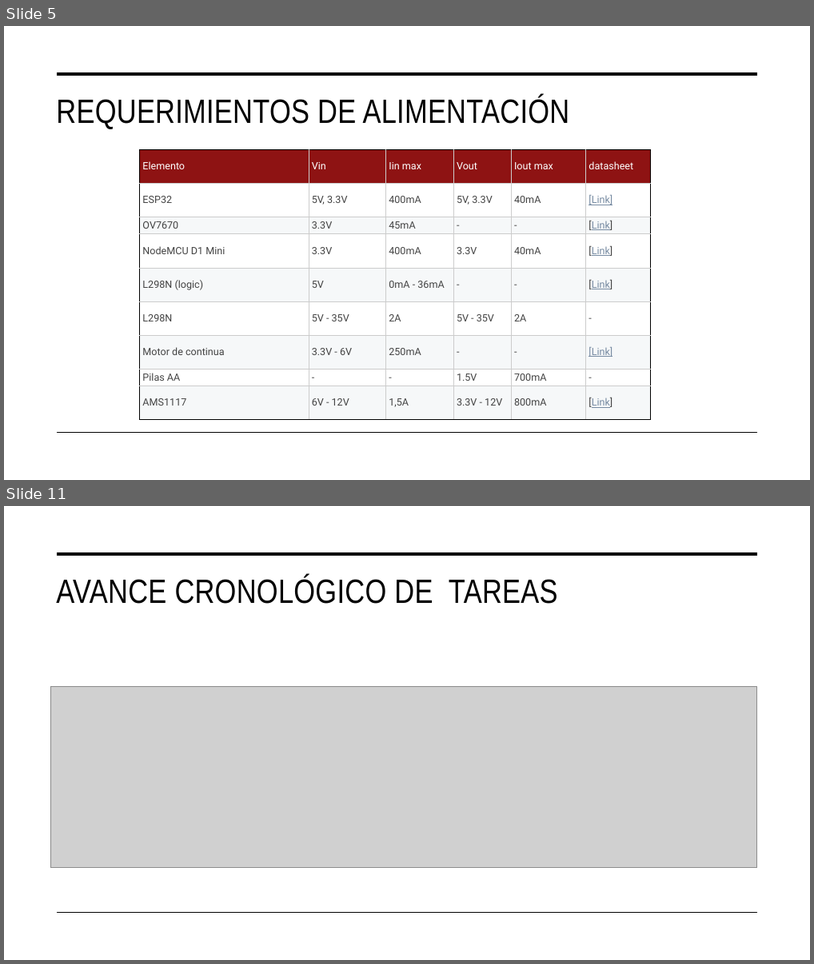
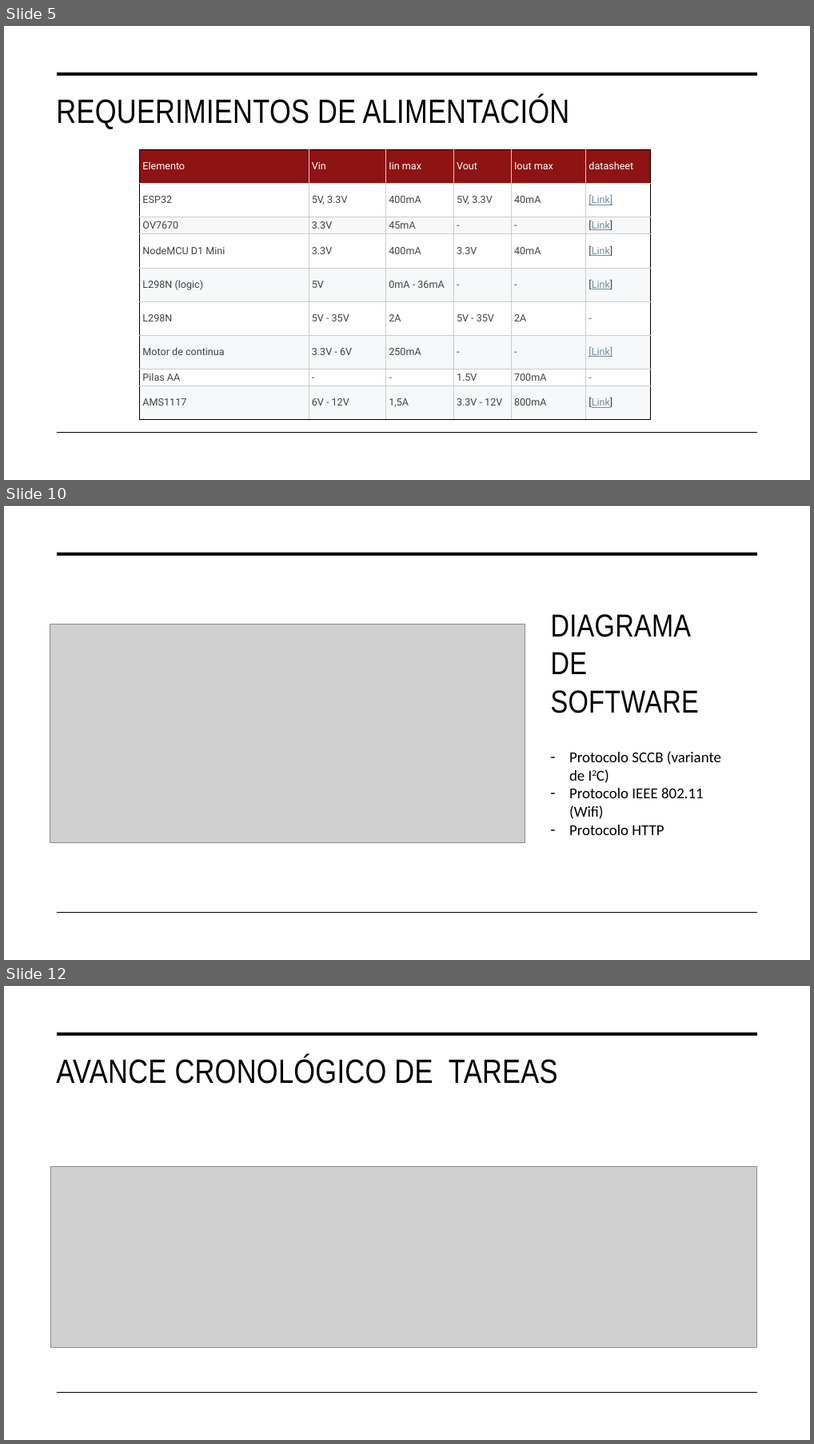
Before and after one commit to joacochanquia/ArchivoFacu, a slide deck: 10moSemestre/TdP2/E1-PlanProyecto/A4 Plan de Proyecto.pptx. Shown one above the other, each under a label of ours: slides 5 and 11 before the commit, slides 5, 10 and 12 after it; the slides between them are not shown. The pictures are 814x964 and 814x1444 pixels, drawn with LibreOffice and Linux fonts; fonts in the diff are those of the drawing; grey boxes stand for pictures. Boxes give left, top, right and bottom in pixels: in the first picture for what was removed or moved away, otherwise in the second. Text is boxed around its words. In the diff, an @@ line names an element or a change of style, - is before the commit and + after.

```diff
--- a/10moSemestre/TdP2/E1-PlanProyecto/A4 Plan de Proyecto.pptx
+++ b/10moSemestre/TdP2/E1-PlanProyecto/A4 Plan de Proyecto.pptx
@@ slide 10 added at [4,506,810,960], background #FFFFFF @@
@@ line added from (58, 554) to (758, 554), #000000 3.5 pt @@
@@ picture added at [50,624,525,842] @@
@@ title added at [551,614,699,713], 37.8 pt, text #000000 @@
+DIAGRAMA DE SOFTWARE
@@ text added at [570,751,722,835], 18 pt, text #000000 @@
+– Protocolo SCCB (variante de I2C)
+– Protocolo IEEE 802.11 (Wifi)
+– Protocolo HTTP
@@ line added from (58, 912) to (758, 912), #000000 1 pt @@
@@ what was slide 11 is now slide 12 @@
```
Also in this commit, not shown: 2 slides changed, 4 other slides added, 4 slides removed, 13 other files.
